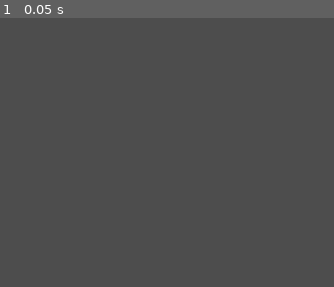
Above: before the commit, frame 1.
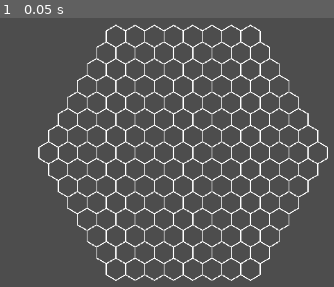
Above: after the commit, the same moment.

Repository: HoshimiyaMukuro499/AfternoonAlgebra
Game: Godot game, scene res://main.tscn
The game is run twice, just before and just after one commit, with the same random seed, the same clock (stepped at 60 frames per second) and the same inputs.
Inputs:
- Up to frame 1 (0.05 s): no input

The runs differ from the first frame. In frame 1, 10% of the frame differs, in the area x 11-99%, y 2-98%.

Commit message:
只建了个棋盘，小球没找到

Diff:
--- /dev/null
+++ b/Afternoon_algebra/coding/hex_grid_drawer.gd
@@ -0,0 +1,46 @@
+# HexGridDrawer.gd
+# 独立绘制六边形棋盘，不修改 HexGrid2D 原有代码
+
+extends Node2D
+
+# 要绘制的棋盘节点（在场景中指定）
+@export var hex_grid: HexGrid2D
+
+# 绘制颜色和线宽
+@export var grid_color: Color = Color.WHITE
+@export var line_width: float = 1.5
+
+func _ready() -> void:
+	if not hex_grid:
+		# 尝试自动查找兄弟节点中的 HexGrid2D
+		var parent = get_parent()
+		if parent:
+			hex_grid = parent.get_node_or_null("HexGrid2D")
+	queue_redraw()
+
+func _draw() -> void:
+	if not hex_grid:
+		return
+
+	var radius: int = hex_grid.grid_radius       # 棋盘半径（默认7）
+	var cell_size: float = hex_grid.cell_size     # HexGrid2D 的 cell_size（建议设为64）
+
+	# 遍历棋盘范围内的所有六边形坐标
+	for q in range(-radius, radius + 1):
+		for r in range(-radius, radius + 1):
+			var s = -q - r
+			if abs(s) > radius:
+				continue      # 跳过棋盘外的格子
+
+			var center = hex_grid.hex_to_world(q, r)
+			var points = PackedVector2Array()
+
+			# 尖顶六边形顶点（顶点朝上），偏移 30° 开始
+			for i in range(6):
+				var angle = deg_to_rad(30 + i * 60)
+				var x = center.x + cell_size * cos(angle)
+				var y = center.y + cell_size * sin(angle)
+				points.append(Vector2(x, y))
+			points.append(points[0])   # 闭合
+
+			draw_polyline(points, grid_color, line_width)
--- a/Afternoon_algebra/coding/main.tscn
+++ b/Afternoon_algebra/coding/main.tscn
@@ -6,6 +6,7 @@
 [ext_resource type="Script" uid="uid://c70vkud42up1n" path="res://white_marble.gd" id="3_lquwl"]
 [ext_resource type="Script" uid="uid://e4ly1u2usr2f" path="res://blue_marble.gd" id="4_7mycd"]
 [ext_resource type="Script" uid="uid://b8ugwsr7b2cbf" path="res://hex_grid_2d.gd" id="5_7mycd"]
+[ext_resource type="Script" uid="uid://gji5k7jtkidb" path="res://hex_grid_drawer.gd" id="7_272bh"]
 
 [sub_resource type="SphereMesh" id="SphereMesh_lquwl"]
 
@@ -28,7 +29,7 @@
 script = ExtResource("1_lquwl")
 
 [node name="Camera2D" type="Camera2D" parent="." unique_id=433658316]
-position = Vector2(0, 3)
+position = Vector2(301, 195.00002)
 scale = Vector2(1, 0.8660254)
 
 [node name="DirectionalLight2D" type="DirectionalLight2D" parent="." unique_id=1789863138]
@@ -37,23 +38,27 @@
 skew = 0.7137245
 
 [node name="Marble_Rigid" type="Area2D" parent="." unique_id=2001200297]
-position = Vector2(0, 0.3)
+position = Vector2(-59, 22)
 
 [node name="Marble" type="Area2D" parent="Marble_Rigid" unique_id=255752409]
+position = Vector2(-62, 74.7)
 script = ExtResource("2_7mycd")
 
 [node name="WhiteMarble" type="Area2D" parent="Marble_Rigid/Marble" unique_id=1304230792 groups=["marbles"]]
+position = Vector2(51, 113.7)
 script = ExtResource("3_lquwl")
 
 [node name="Mesh" type="MeshInstance2D" parent="Marble_Rigid/Marble/WhiteMarble" unique_id=1869383307]
 mesh = SubResource("SphereMesh_lquwl")
 
 [node name="CollisionShape2D" type="CollisionShape2D" parent="Marble_Rigid/Marble/WhiteMarble" unique_id=2060242595]
+position = Vector2(143, 16.7)
 shape = SubResource("CircleShape2D_272bh")
 
 [node name="Sprite" type="Sprite2D" parent="Marble_Rigid/Marble/WhiteMarble" unique_id=1455492384]
 
 [node name="BlueMarble" type="Area2D" parent="Marble_Rigid/Marble" unique_id=1085971219 groups=["marbles"]]
+position = Vector2(108, 46.7)
 script = ExtResource("4_7mycd")
 color = 1
 
@@ -61,6 +66,7 @@
 mesh = SubResource("SphereMesh_272bh")
 
 [node name="CollisionShape2D" type="CollisionShape2D" parent="Marble_Rigid/Marble/BlueMarble" unique_id=1779181653]
+position = Vector2(133, 24.7)
 shape = SubResource("CircleShape2D_5vw27")
 
 [node name="UI" type="CanvasLayer" parent="Marble_Rigid/Marble/BlueMarble" unique_id=1452924562]
@@ -80,25 +86,35 @@
 [node name="Sprite" type="Sprite2D" parent="Marble_Rigid/Marble/BlueMarble" unique_id=1992537419]
 
 [node name="CollisionShape2D" type="CollisionShape2D" parent="Marble_Rigid/Marble" unique_id=1979226030]
+position = Vector2(90, 79.7)
 shape = SubResource("CircleShape2D_kek77")
 
 [node name="Sprite" type="Sprite2D" parent="Marble_Rigid/Marble" unique_id=1717806886]
 
 [node name="CollisionShape2D" type="CollisionShape2D" parent="Marble_Rigid" unique_id=941855440]
+position = Vector2(140, 202.7)
 shape = SubResource("CircleShape2D_4c57u")
 debug_color = Color(0, 0.6, 0.7019608, 0.41960785)
 
 [node name="HexGrid2D" type="Node2D" parent="." unique_id=1083284442]
+position = Vector2(218, 152)
 script = ExtResource("5_7mycd")
+cell_size = 16.0
 
 [node name="Ground" type="StaticBody2D" parent="." unique_id=135017203]
-position = Vector2(0, -0.05)
+position = Vector2(303, 112)
 
 [node name="MeshInstance2D" type="MeshInstance2D" parent="Ground" unique_id=470718540]
 mesh = SubResource("PlaneMesh_h2yge")
 
 [node name="CollisionShape2D" type="CollisionShape2D" parent="Ground" unique_id=1612832412]
+position = Vector2(76, 33)
 shape = SubResource("RectangleShape2D_efxa6")
 
 [node name="InputHandler" type="Node2D" parent="." unique_id=1446407286]
+position = Vector2(203, 89)
 script = ExtResource("1_1bvp3")
+
+[node name="HexGridDrawer" type="Node2D" parent="." unique_id=1135638677]
+position = Vector2(302, 194)
+script = ExtResource("7_272bh")
Not shown, added: Afternoon_algebra/coding/hex_grid_drawer.gd.uid
